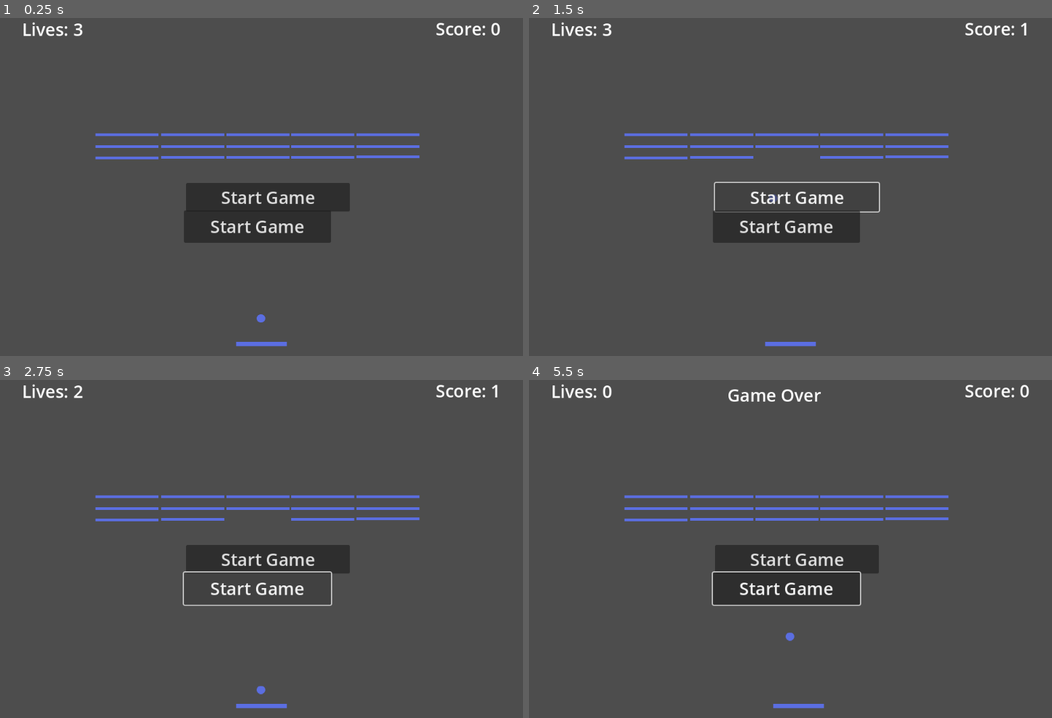
Above: before the commit, frames 1-4 (two rows, left to right).
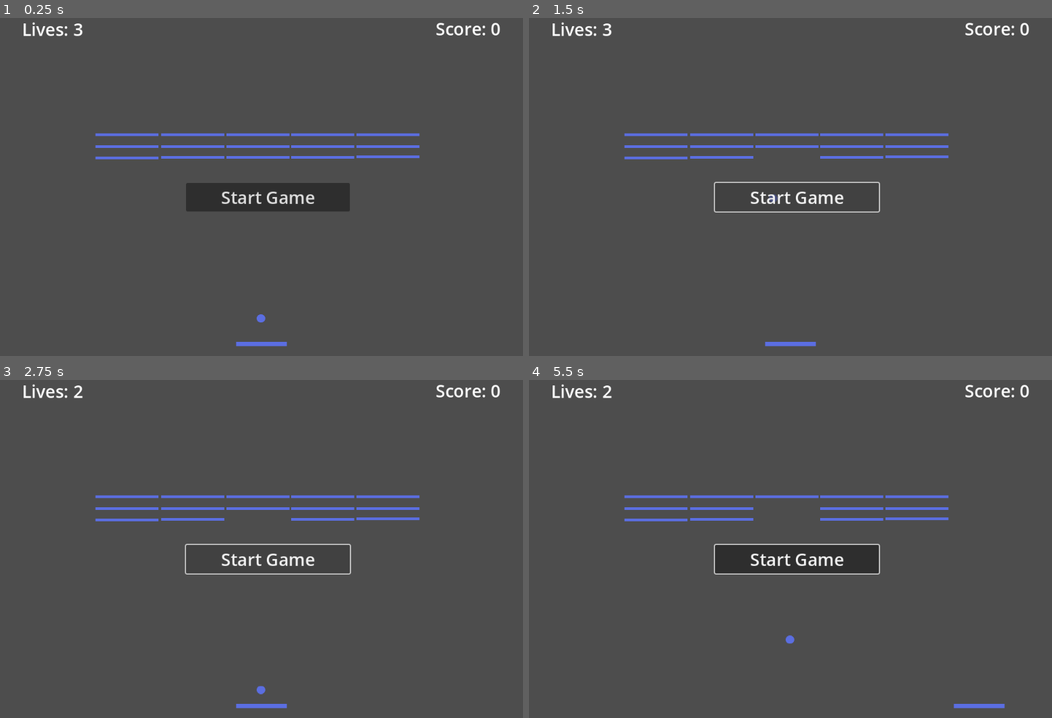
Above: after the commit, the same moments.

Repository: Dripcoding/godot-breakout2d
Game: Godot game, scene res://scenes/main.tscn
Two runs of this game, one before a commit and one after it. Both use one fixed random seed, a clock stepped at 60 frames per second and the inputs below.
Inputs (mouse positions are in pixels of both pictures, inside the frame that each line leads up to):
- Up to frame 1 (0.25 s): no input
- Up to frame 2 (1.5 s): click "Start Game" at 0.5 s; click "Start Game" at 1.25 s
- Up to frame 3 (2.75 s): click "Start Game" at 2 s
- Up to frame 4 (5.5 s): click "Start Game" at 2.75 s; tap Enter at 3.5 s; move the mouse to (910, 542) at 3.52 s; hold Right (move_right) 3.53-4.25 s; tap R (resume) at 3.6 s; click (910, 542) at 3.67 s; drag from (680, 579) to (outside the picture) at 4.27 s; tap Space at 5 s; move the mouse to (842, 474) at 5.02 s; hold Right (move_right) from 5.03 s (still down); tap Alt at 5.1 s

The runs differ from the first frame. In frame 1, 2.5% of the frame differs, in the area x 35-64%, y 56-67%; in frame 2, 2.6%; in frame 3, 0.9%; in frame 4, 3.8%, in the area x 14-91%, y 1-98%.

Commit message:
impl start game logic for hud

Diff:
--- a/code/hud.gd
+++ b/code/hud.gd
@@ -33,5 +33,16 @@
 	$ScoreLabel.text = 'Score: 0'
 
 
+func _on_start_game_btn_pressed():
+	game_start.emit()
+
+
 func quit() -> void:
 	game_over.emit()
+
+
+func on_game_start() -> void:
+	score = 0
+	player_lives = 3
+	$PlayerLivesLabel.text = 'Lives: ' + str(player_lives)
+	$ScoreLabel.text = 'Score: ' + str(score)
--- a/code/main.gd
+++ b/code/main.gd
@@ -26,3 +26,7 @@
 
 func _on_game_over() -> void:
 	propagate_call('on_game_over')
+
+
+func _on_game_start():
+	propagate_call('on_game_start')
--- a/scenes/hud.tscn
+++ b/scenes/hud.tscn
@@ -4,6 +4,7 @@
 
 [node name="Hud" type="CanvasLayer"]
 script = ExtResource("1_2ktcs")
+player_lives = null
 
 [node name="ScoreLabel" type="Label" parent="."]
 unique_name_in_owner = true
@@ -52,3 +53,6 @@
 theme_override_font_sizes/font_size = 32
 text = "Game Over"
 horizontal_alignment = 1
+
+[connection signal="game_over" from="." to="." method="_on_game_over_signal_received"]
+[connection signal="pressed" from="StartGameBtn" to="." method="_on_start_game_btn_pressed"]
--- a/scenes/main.tscn
+++ b/scenes/main.tscn
@@ -51,17 +51,10 @@
 position = Vector2(32, 708)
 
 [node name="Hud" parent="." instance=ExtResource("10_buwbv")]
-
-[node name="Button" type="Button" parent="Hud"]
-unique_name_in_owner = true
-offset_left = 356.0
-offset_top = 381.0
-offset_right = 629.0
-offset_bottom = 441.0
-theme_override_font_sizes/font_size = 32
-text = "Start Game"
+player_lives = null
 
 [connection signal="score" from="Ball" to="Hud" method="_on_ball_score"]
 [connection signal="body_entered" from="OutOfBoundsArea" to="Ball" method="_on_ball_out_of_bounds"]
 [connection signal="body_entered" from="OutOfBoundsArea" to="Hud" method="_on_ball_out_of_bounds"]
 [connection signal="game_over" from="Hud" to="." method="_on_game_over"]
+[connection signal="game_start" from="Hud" to="." method="_on_game_start"]
--- a/test/unit/test_hud.gd
+++ b/test/unit/test_hud.gd
@@ -103,3 +103,14 @@
     hud.quit()
     assert_signal_emitted(hud, "game_over", "Game over signal not emitted")
     assert_signal_emit_count(hud, "game_over", 1, "Game over signal emitted more than once")
+
+
+func test_game_start():
+    var hud = get_node("Hud")
+    var start_game_btn = get_node("Hud/StartGameBtn")
+    watch_signals(hud)
+
+    start_game_btn.emit_signal("pressed")
+
+    assert_signal_emitted(hud, "game_start", "Game start signal not emitted")
+    assert_signal_emit_count(hud, "game_start", 1, "Game start signal emitted more than once")
